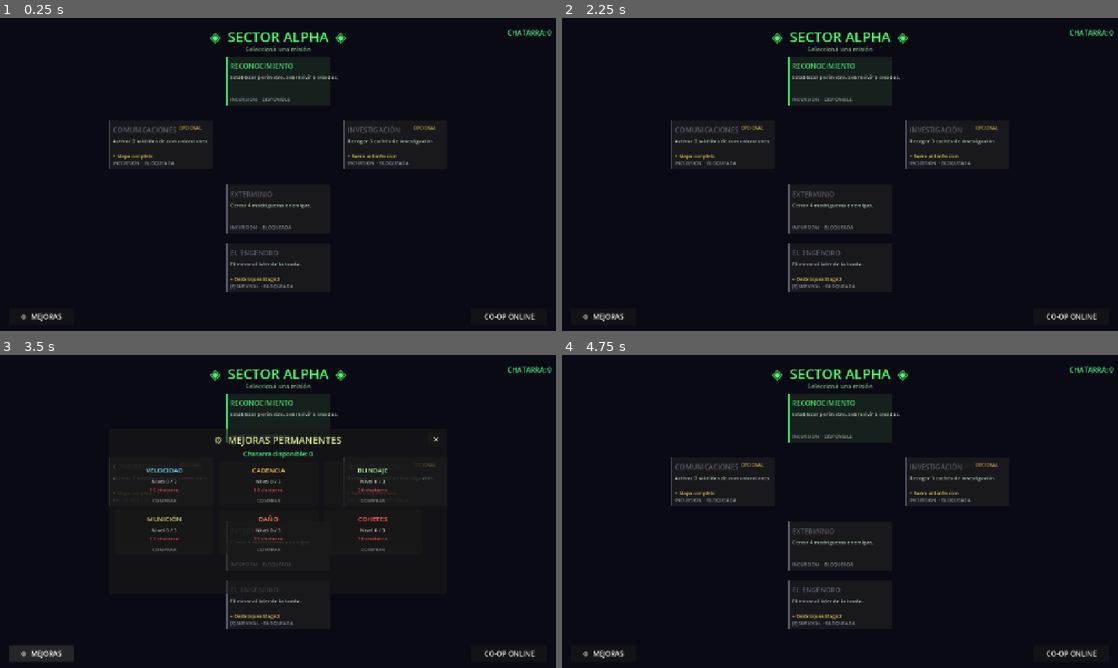
Above: before the commit, frames 1-4 (two rows, left to right).
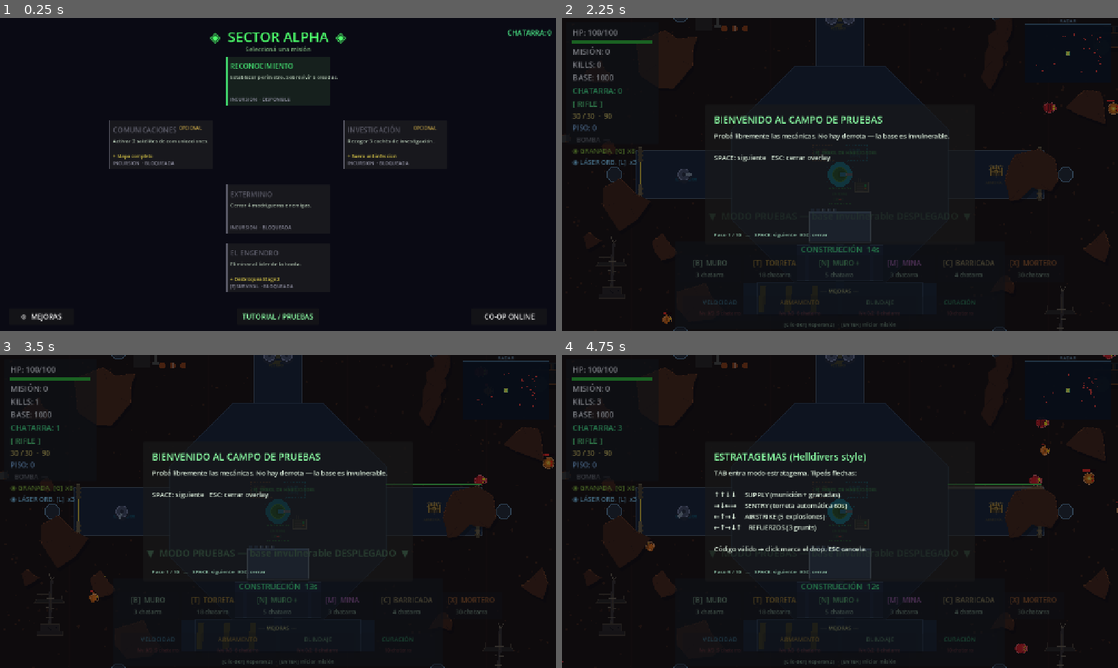
Above: after the commit, the same moments.

Repository: enriquecordero/last-colony
Game: Godot game, scene res://scenes/stage_select.tscn
The game is run twice, just before and just after one commit, with the same random seed, the same clock (stepped at 60 frames per second) and the same inputs.
Inputs (mouse positions are in pixels of both pictures, inside the frame that each line leads up to):
- Up to frame 1 (0.25 s): no input
- Up to frame 2 (2.25 s): click "CO-OP ONLINE" at 0.5 s; click "← VOLVER" at 1.25 s; click (840, 315) at 2 s, where only the run after the commit has a clickable "TUTORIAL / PRUEBAS"
- Up to frame 3 (3.5 s): click (38, 652) at 2.75 s, where only the run before the commit has a clickable "⚙ MEJORAS"
- Up to frame 4 (4.75 s): click (995, 439) at 3.5 s, where only the run before the commit has a clickable "✕"; tap Enter at 4.25, 4.55 s; move the mouse to (962, 495) at 4.27 s; hold Right (ui_right) from 4.28 s (still down); tap Keypad Enter at 4.35 s; click (962, 495) at 4.42 s; tap Space at 4.52 s

The runs differ from the first frame. In frame 1, 0.2% of the frame differs, in the area x 43-57%, y 94-97%; in frame 2, 11%; in frame 3, 11%; in frame 4, 11%, in the area x 0-100%, y 0-100%.

Commit message:
Tutorial / sandbox mode with mechanics walkthrough
New 'TUTORIAL / PRUEBAS' button in stage select (center-bottom) loads
main.tscn with StageManager.is_tutorial=true.

In tutorial mode:
- Base is invulnerable: both proximity damage tick and wave_event
  base penalties are skipped
- Player drops into a real wave (scaffolded on stage1_recon) so all
  mechanics — grenade, stratagems, mortar, laser, orders — are live
- TutorialOverlay shows 10 step cards (SPACE to advance, ESC to
  dismiss): movement, dash, grenade, stratagems, NPC orders, laser,
  build phase, role summary

is_tutorial resets when:
- Deploying any normal mission
- Entering CO-OP lobby
- Returning from mission_result screen

Lets the player learn the controls without losing chatarra or wave
progress.

Co-Authored-By: Claude Sonnet 4.6 <noreply@anthropic.com>

Diff:
--- a/scripts/main.gd
+++ b/scripts/main.gd
@@ -79,6 +79,7 @@
 const OrbitalLaser = preload("res://scripts/orbital_laser.gd")
 const WaveEvent    = preload("res://scripts/wave_event.gd")
 const StratagemDrop = preload("res://scripts/stratagem_drop.gd")
+const TutorialOverlay = preload("res://scripts/tutorial_overlay.gd")
 
 const BUILD_PHASE_TIME := 14.0
 const MAX_TURRETS      := 8
@@ -189,10 +190,26 @@
 
 func _ready() -> void:
 	_build_scene()
-	if StageManager.selected_mission_id.is_empty():
+	if StageManager.is_tutorial:
+		_start_tutorial()
+	elif StageManager.selected_mission_id.is_empty():
 		_show_title()
 	else:
 		_start_game()
+
+
+func _start_tutorial() -> void:
+	# Skip title; jump straight into game with relaxed parameters and overlay
+	StageManager.selected_mission_id = "stage1_recon"   # any incursion mission as scaffold
+	_start_game()
+	# Overlay goes on top
+	var ov := TutorialOverlay.new()
+	ov.finished.connect(func() -> void:
+		if is_instance_valid(ov):
+			ov.queue_free())
+	_hud.add_child(ov)
+	_hud.show_npc_announcement("MODO PRUEBAS — base invulnerable",
+		Color(0.55, 1.0, 0.65))
 
 func _build_scene() -> void:
 	var bg := ColorRect.new()
@@ -1312,6 +1329,8 @@
 
 
 func _take_base_damage(amount: int) -> void:
+	if StageManager.is_tutorial:
+		return
 	if not is_instance_valid(_fortress):
 		return
 	_base_hp = maxi(0, _base_hp - amount)
@@ -1349,7 +1368,7 @@
 		_camera.position = p.global_position
 
 func _tick_base_damage(delta: float) -> void:
-	if _base_hp <= 0 or _game_over:
+	if _base_hp <= 0 or _game_over or StageManager.is_tutorial:
 		return
 	_base_dmg_cd -= delta
 	if _base_dmg_cd > 0.0:
--- a/scripts/mission_result_screen.gd
+++ b/scripts/mission_result_screen.gd
@@ -206,6 +206,7 @@
 		if chatarra > 0:
 			StageManager.bank_chatarra(chatarra)
 	StageManager.selected_mission_id = ""
+	StageManager.is_tutorial = false
 	if is_finale:
 		get_tree().change_scene_to_file("res://scenes/credits.tscn")
 	else:
--- a/scripts/stage_manager.gd
+++ b/scripts/stage_manager.gd
@@ -13,6 +13,7 @@
 }
 
 var is_multiplayer:      bool       = false
+var is_tutorial:         bool       = false
 var selected_mission_id: String     = ""
 var completed_missions:  Array      = []
 var unlocked_rewards:    Array      = []
--- a/scripts/stage_select_screen.gd
+++ b/scripts/stage_select_screen.gd
@@ -153,6 +153,16 @@
 	_coop_btn.pressed.connect(_on_coop_pressed)
 	add_child(_coop_btn)
 
+	# TUTORIAL button — sandbox arena to learn mechanics
+	var tut_btn := Button.new()
+	tut_btn.text = "TUTORIAL / PRUEBAS"
+	tut_btn.add_theme_font_size_override("font_size", 16)
+	tut_btn.size     = Vector2(190, 38)
+	tut_btn.position = Vector2(VIEW_W * 0.5 - 95, VIEW_H - 52)
+	tut_btn.add_theme_color_override("font_color", Color(0.55, 1.0, 0.65))
+	tut_btn.pressed.connect(_on_tutorial_pressed)
+	add_child(tut_btn)
+
 	var missions := StageRegistry.get_stage_missions(_current_stage_id)
 	for m in missions:
 		_build_card(m)
@@ -422,11 +432,18 @@
 func _do_deploy() -> void:
 	StageManager.selected_mission_id = _selected_id
 	StageManager.is_multiplayer = false
+	StageManager.is_tutorial    = false
 	get_tree().change_scene_to_file("res://scenes/main.tscn")
 
 func _on_coop_pressed() -> void:
 	StageManager.selected_mission_id = _selected_id
+	StageManager.is_tutorial = false
 	get_tree().change_scene_to_file("res://scenes/lobby.tscn")
+
+func _on_tutorial_pressed() -> void:
+	StageManager.is_tutorial    = true
+	StageManager.is_multiplayer = false
+	get_tree().change_scene_to_file("res://scenes/main.tscn")
 
 func _refresh_nav_buttons() -> void:
 	var idx: int = _STAGE_ORDER.find(_current_stage_id)
--- /dev/null
+++ b/scripts/tutorial_overlay.gd
@@ -0,0 +1,123 @@
+extends Control
+
+signal finished
+
+const _STEPS: Array = [
+	{
+		"title": "BIENVENIDO AL CAMPO DE PRUEBAS",
+		"body":  "Probá libremente las mecánicas. No hay derrota — la base es invulnerable.\n\nSPACE: siguiente   ESC: cerrar overlay",
+	},
+	{
+		"title": "MOVIMIENTO + DISPARO",
+		"body":  "WASD para moverte.\nClick izquierdo para disparar (mantenelo para rifle).\nR para recargar.\nSPACE / ui_arrows también funcionan.",
+	},
+	{
+		"title": "DASH",
+		"body":  "Tecla SPACE = dash corto en la dirección de movimiento.\nSirve para esquivar masas y atravesar grupos rápido.",
+	},
+	{
+		"title": "GRANADA",
+		"body":  "Click DERECHO en el mapa = lanzar granada al instante.\nExplota en radio amplio — guardala para clústeres densos.",
+	},
+	{
+		"title": "ESTRATAGEMAS (Helldivers style)",
+		"body":  "TAB entra modo estratagema. Tipeás flechas:\n\n↑↑↓↓     SUPPLY (munición + granadas)\n→↓←→     SENTRY (torreta automática 60s)\n←↑→↓     AIRSTRIKE (5 explosiones)\n←↑→↓↑    REFUERZOS (3 grunts)\n\nCódigo válido → click marca el drop. ESC cancela.",
+	},
+	{
+		"title": "ÓRDENES AL ESCUADRÓN",
+		"body":  "V + click  = todos los NPCs combatientes van al punto que marcaste.\nH         = el médico viene a vos directamente.\n\nÚtil para defender una brecha o juntar tropa en el frente correcto.",
+	},
+	{
+		"title": "LÁSER ORBITAL",
+		"body":  "Tecla L activa modo apuntado. Click marca el spot — 2.4s después cae un rayo masivo (600 dmg en radio 130).\nEmpezás con 2 cargas, +1 por wave (tope 4).",
+	},
+	{
+		"title": "FASE DE CONSTRUCCIÓN",
+		"body":  "Entre waves tenés ~14s para construir:\nB=muro  T=torreta  N=muro+  M=mina  C=barricada  X=mortero\n\nClick derecho durante esa fase = reparar muro cercano (-2 chatarra).",
+	},
+	{
+		"title": "ROLES DE NPCs",
+		"body":  "MÉDICO: te revive si caés (vital).\nINGENIERO: repara muros automáticamente.\nSNIPER: prioriza enemigos elite (tanque, blindado).\nDEMOLICIONES: lanza granadas a clústeres.\nASALTO + GRUNTS: DPS general.",
+	},
+	{
+		"title": "¡PROBÁ TODO!",
+		"body":  "Ahora andá y rompé cosas.\n\nDel toque ESC para cerrar este overlay y jugar tranqui.\nPodés volver al stage select cuando quieras pausando con ESC dos veces.",
+	},
+]
+
+var _idx: int = 0
+var _panel: Panel = null
+var _title_lbl: Label = null
+var _body_lbl:  Label = null
+var _hint_lbl:  Label = null
+
+
+func _ready() -> void:
+	mouse_filter = MOUSE_FILTER_STOP
+	anchor_right  = 1.0
+	anchor_bottom = 1.0
+	z_index       = 80
+	_build()
+	_show_step()
+
+
+func _build() -> void:
+	var bg := ColorRect.new()
+	bg.anchor_right = 1.0
+	bg.anchor_bottom = 1.0
+	bg.color = Color(0.02, 0.04, 0.08, 0.55)
+	add_child(bg)
+
+	_panel = Panel.new()
+	_panel.size = Vector2(620, 320)
+	_panel.position = Vector2(330, 200)
+	add_child(_panel)
+
+	_title_lbl = Label.new()
+	_title_lbl.size = Vector2(580, 36)
+	_title_lbl.position = Vector2(20, 18)
+	_title_lbl.add_theme_font_size_override("font_size", 22)
+	_title_lbl.add_theme_color_override("font_color", Color(0.55, 1.0, 0.65))
+	_panel.add_child(_title_lbl)
+
+	_body_lbl = Label.new()
+	_body_lbl.size = Vector2(580, 220)
+	_body_lbl.position = Vector2(20, 60)
+	_body_lbl.add_theme_font_size_override("font_size", 15)
+	_body_lbl.add_theme_color_override("font_color", Color(0.85, 0.92, 0.85))
+	_body_lbl.autowrap_mode = TextServer.AUTOWRAP_WORD_SMART
+	_panel.add_child(_body_lbl)
+
+	_hint_lbl = Label.new()
+	_hint_lbl.size = Vector2(580, 24)
+	_hint_lbl.position = Vector2(20, 290)
+	_hint_lbl.add_theme_font_size_override("font_size", 12)
+	_hint_lbl.add_theme_color_override("font_color", Color(0.55, 0.75, 0.65))
+	_panel.add_child(_hint_lbl)
+
+
+func _show_step() -> void:
+	var s: Dictionary = _STEPS[_idx]
+	_title_lbl.text = s["title"]
+	_body_lbl.text  = s["body"]
+	_hint_lbl.text  = "Paso %d / %d   —   SPACE: siguiente   ESC: cerrar" % [_idx + 1, _STEPS.size()]
+
+
+func _unhandled_input(event: InputEvent) -> void:
+	if not (event is InputEventKey and event.pressed and not event.echo):
+		return
+	match event.keycode:
+		KEY_SPACE, KEY_KP_ENTER, KEY_ENTER:
+			_advance()
+			get_viewport().set_input_as_handled()
+		KEY_ESCAPE:
+			finished.emit()
+			get_viewport().set_input_as_handled()
+
+
+func _advance() -> void:
+	_idx += 1
+	if _idx >= _STEPS.size():
+		finished.emit()
+		return
+	_show_step()
